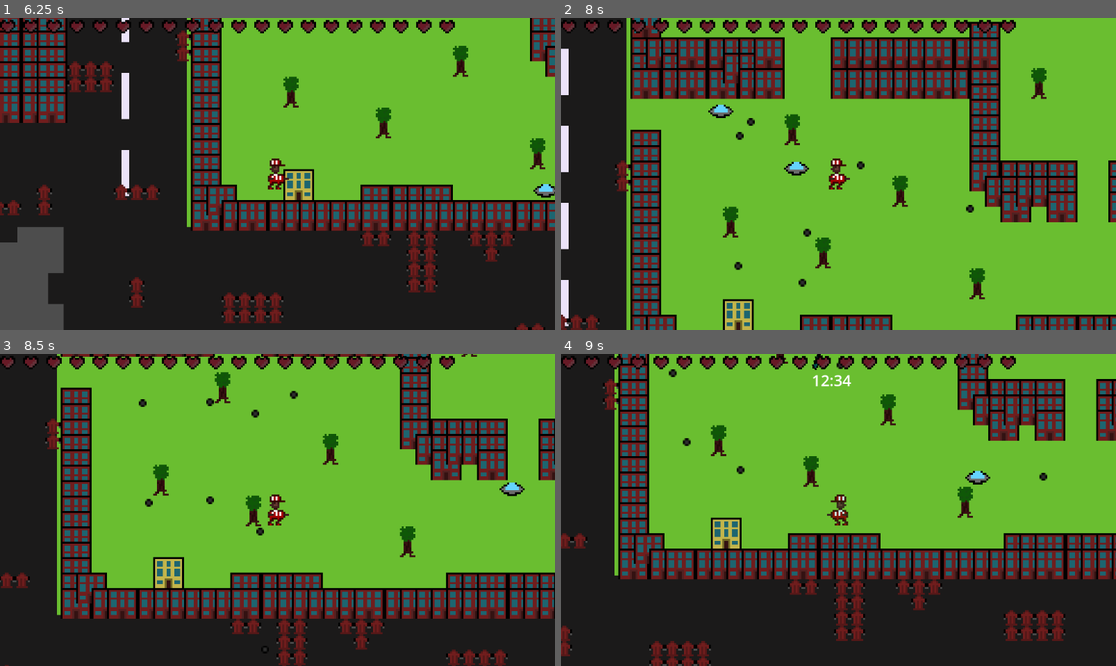
Above: before the commit, frames 1-4 (two rows, left to right).
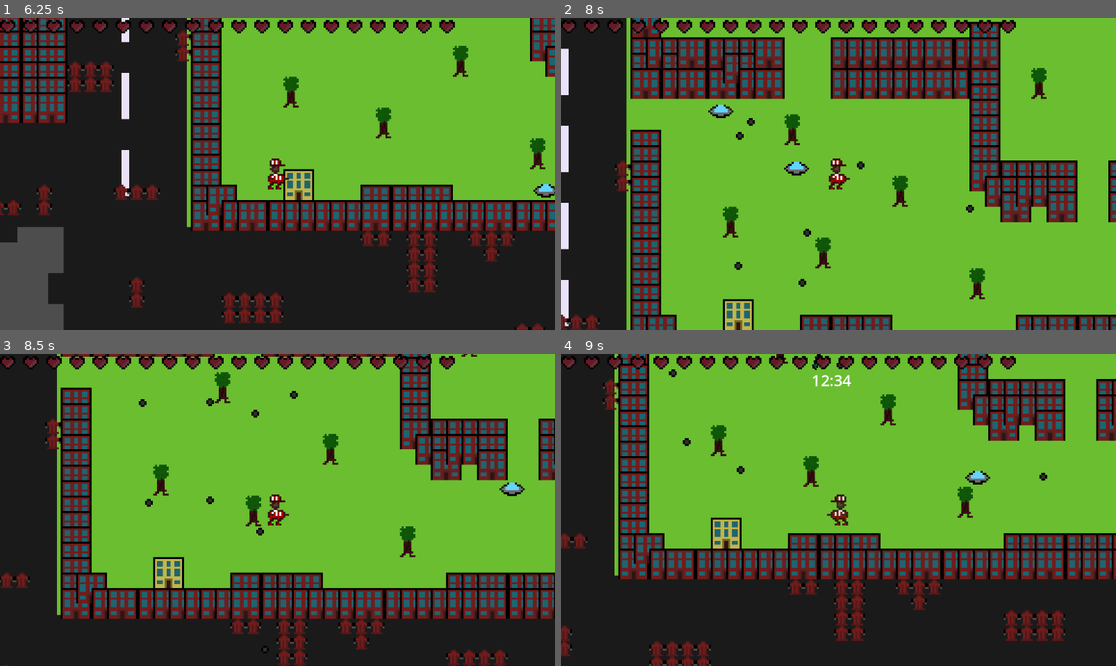
Above: after the commit, the same moments.

Repository: Lila-Kuhlt/Close-Encounters-of-the-Jeff-Kind
Game: Godot game, scene res://scenes/World.tscn
Two runs of this game, one before a commit and one after it. Both use one fixed random seed, a clock stepped at 60 frames per second and the inputs below.
Inputs:
- Up to frame 1 (6.25 s): tap Enter at 0.5 s; hold D (right) 0.53-1.28 s; hold S (down) 1.28-2.03 s; hold D (right) 2.03-2.78 s; tap Space at 2.75 s; hold W (up) 2.78-3.53 s; hold A (left) 3.53-5.03 s; hold S (down) 5.03-5.78 s; hold D (right) from 5.78 s (still down)
- Up to frame 2 (8 s): release D (right) at 6.53 s; hold W (up) 6.53-7.28 s; hold D (right) from 7.28 s (still down)
- Up to frame 3 (8.5 s): release D (right) at 8.03 s; hold S (down) from 8.03 s (still down)
- Up to frame 4 (9 s): release S (down) at 8.78 s; hold A (left) from 8.78 s (still down)

Frame 1 is identical in both runs. In frame 2, less than 0.1% of the frame differs, in the area x 31-75%, y 32-87%; in frame 3, less than 0.1%, in the area x 25-54%, y 11-59%; in frame 4, less than 0.1%.

Commit message:
Change default texture filter to "nearest"

Diff:
--- a/godot/project.godot
+++ b/godot/project.godot
@@ -63,3 +63,4 @@
 [rendering]
 
 renderer/rendering_method="gl_compatibility"
+textures/canvas_textures/default_texture_filter=0
--- a/godot/scenes/Destination.tscn
+++ b/godot/scenes/Destination.tscn
@@ -48,7 +48,6 @@
 script = ExtResource("1_lpsnt")
 
 [node name="TextureSpeechBubble" type="Sprite2D" parent="."]
-texture_filter = 1
 position = Vector2(10, -16)
 scale = Vector2(0.5, 0.5)
 texture = ExtResource("1_yu607")
--- a/godot/scenes/IconCollectible.tscn
+++ b/godot/scenes/IconCollectible.tscn
@@ -1,10 +1,9 @@
-[gd_scene load_steps=3 format=3 uid="uid://bbe0ntrbi02ne"]
+[gd_scene load_steps=3 format=3 uid="uid://dim5by60j84ng"]
 
 [ext_resource type="Texture2D" uid="uid://cif408mrbg4gc" path="res://assets/collectables.png" id="1_4mtpq"]
 [ext_resource type="Script" path="res://scenes/IconCollectible.gd" id="2_6q081"]
 
 [node name="IconCollectible" type="Sprite2D"]
-texture_filter = 1
 position = Vector2(0, 1)
 texture = ExtResource("1_4mtpq")
 hframes = 3
--- a/godot/scenes/Package.tscn
+++ b/godot/scenes/Package.tscn
@@ -81,7 +81,6 @@
 shape = SubResource("RectangleShape2D_j0e3u")
 
 [node name="SpritePackage" type="Sprite2D" parent="."]
-texture_filter = 1
 position = Vector2(0, 2)
 scale = Vector2(0.5, 0.5)
 texture = ExtResource("2_f8cij")
--- a/godot/scenes/Player.tscn
+++ b/godot/scenes/Player.tscn
@@ -80,7 +80,6 @@
 shape = SubResource("CapsuleShape2D_yy5ia")
 
 [node name="Character" type="Sprite2D" parent="."]
-texture_filter = 1
 texture = ExtResource("2_8uldn")
 
 [node name="HitBox" type="Area2D" parent="."]
--- a/godot/scenes/UI/Arrow.tscn
+++ b/godot/scenes/UI/Arrow.tscn
@@ -7,7 +7,6 @@
 script = ExtResource("2_bm4v0")
 
 [node name="Texture" type="TextureRect" parent="."]
-texture_filter = 1
 offset_right = 8.0
 offset_bottom = 8.0
 pivot_offset = Vector2(4, 4)
--- a/godot/scenes/UI/UI.tscn
+++ b/godot/scenes/UI/UI.tscn
@@ -22,7 +22,6 @@
 size_flags_horizontal = 3
 
 [node name="HeartContainer" type="HBoxContainer" parent="HeartVBox"]
-texture_filter = 1
 layout_mode = 2
 
 [node name="PauseMenu" type="CenterContainer" parent="."]
@@ -35,7 +34,6 @@
 grow_vertical = 2
 
 [node name="Panel" type="Panel" parent="PauseMenu"]
-texture_filter = 1
 custom_minimum_size = Vector2(100, 100)
 layout_mode = 2
 theme = ExtResource("2_enm3v")
@@ -73,7 +71,6 @@
 grow_vertical = 2
 
 [node name="Panel" type="Panel" parent="GameOver"]
-texture_filter = 1
 custom_minimum_size = Vector2(200, 150)
 layout_mode = 2
 theme = ExtResource("2_enm3v")
--- a/godot/scenes/Ufo.tscn
+++ b/godot/scenes/Ufo.tscn
@@ -7,7 +7,6 @@
 script = ExtResource("1_o68lp")
 
 [node name="Sprite2D" type="Sprite2D" parent="."]
-texture_filter = 1
 texture = ExtResource("1_f2kdl")
 
 [node name="BulletTimer" type="Timer" parent="."]
--- a/godot/scenes/World.tscn
+++ b/godot/scenes/World.tscn
@@ -164,7 +164,6 @@
 
 [node name="GroundTileMap" type="TileMap" parent="."]
 y_sort_enabled = true
-texture_filter = 1
 position = Vector2(-2, -3)
 tile_set = SubResource("TileSet_a2e6e")
 cell_quadrant_size = 8
@@ -173,7 +172,6 @@
 
 [node name="ObjectTileMap" type="TileMap" parent="."]
 y_sort_enabled = true
-texture_filter = 1
 position = Vector2(0, -1)
 tile_set = SubResource("TileSet_0busg")
 cell_quadrant_size = 8
--- a/godot/scenes/aliens/Alien.tscn
+++ b/godot/scenes/aliens/Alien.tscn
@@ -7,7 +7,6 @@
 height = 18.0
 
 [node name="Alien" type="CharacterBody2D"]
-texture_filter = 1
 collision_layer = 2
 collision_mask = 6
 
--- a/godot/scenes/aliens/FatAlien.tscn
+++ b/godot/scenes/aliens/FatAlien.tscn
@@ -8,7 +8,6 @@
 script = ExtResource("2_laduy")
 
 [node name="Sprite2D" parent="." index="0"]
-texture_filter = 1
 texture = ExtResource("3_7pk35")
 
 [node name="Timer" parent="." index="2"]
--- a/godot/scenes/aliens/FixedAlien.tscn
+++ b/godot/scenes/aliens/FixedAlien.tscn
@@ -8,7 +8,6 @@
 script = ExtResource("2_nqj1p")
 
 [node name="Sprite2D" parent="." index="0"]
-texture_filter = 1
 texture = ExtResource("3_ofssl")
 
 [node name="Timer" parent="." index="2"]
Not shown: 1 places in godot/scenes/Destination.tscn that only renumber resources
Not shown: 1 places in godot/scenes/Package.tscn that only renumber resources
